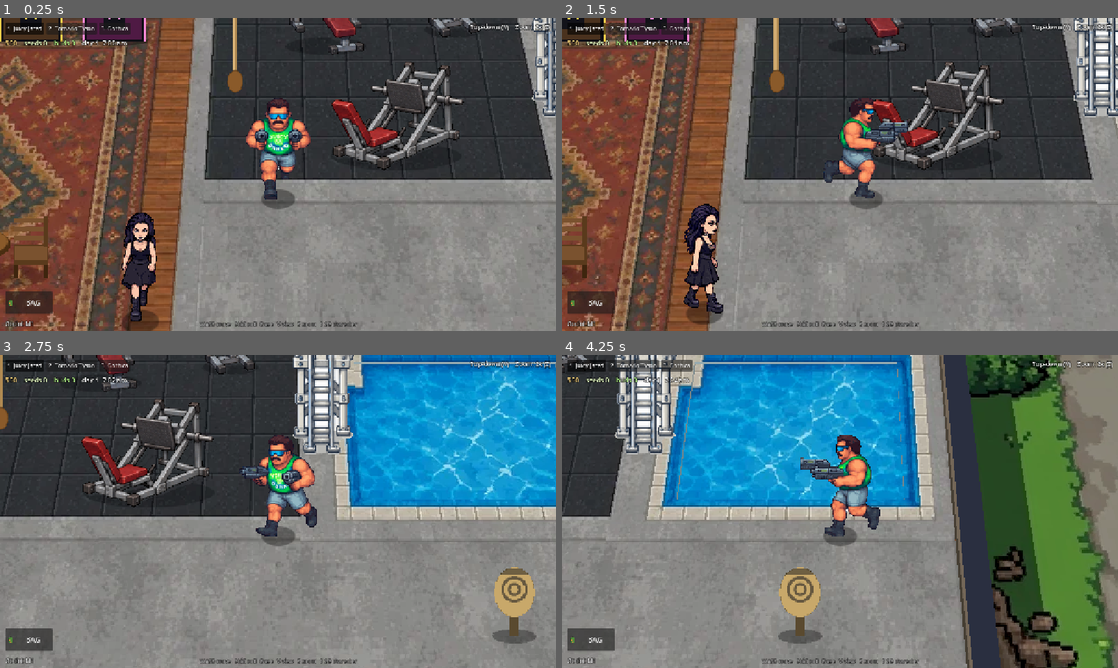
Above: before the commit, frames 1-4 (two rows, left to right).
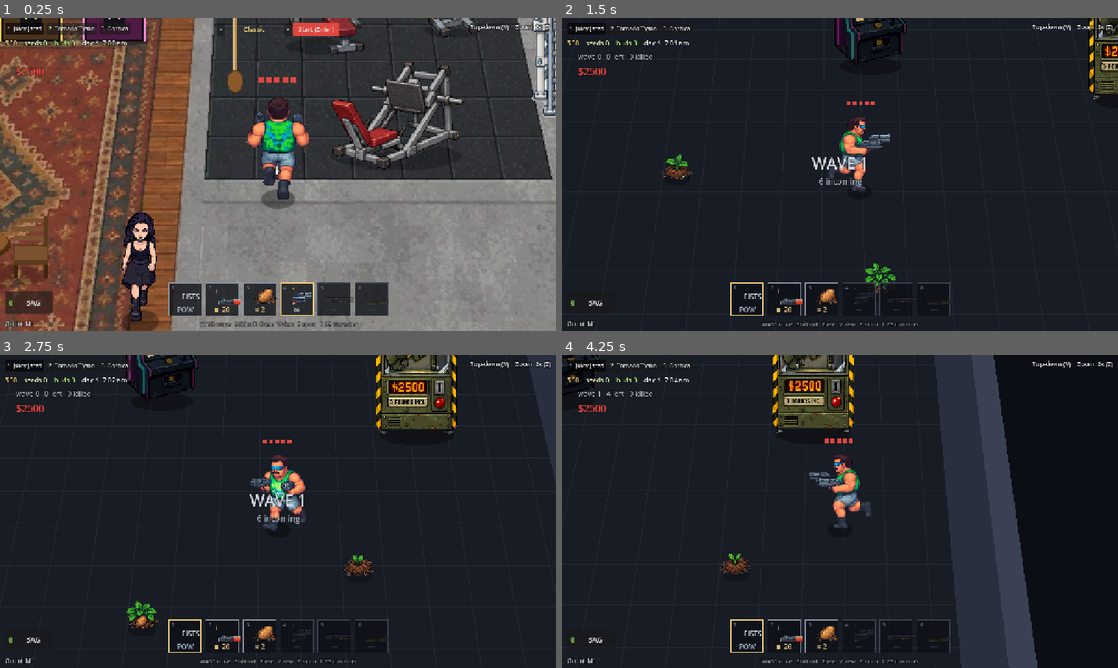
Above: after the commit, the same moments.

Repository: eflare17/Smashed-tv
Game: Godot game, scene res://scenes/main.tscn
The game is run twice, just before and just after one commit, with the same random seed, the same clock (stepped at 60 frames per second) and the same inputs.
Inputs (mouse positions are in pixels of both pictures, inside the frame that each line leads up to):
- Up to frame 1 (0.25 s): no input
- Up to frame 2 (1.5 s): click (878, 30) at 0.5 s, where only the run after the commit has a clickable "Start (Enter)"; tap Enter (ui_accept) at 1.25 s; move the mouse to (962, 158) at 1.27 s; hold D (arcade_right) from 1.28 s (still down); hold Q (arcade_ammo) from 1.28 s (still down); click (962, 158) at 1.42 s
- Up to frame 3 (2.75 s): tap Enter (ui_accept) at 1.52 s; release D (arcade_right) at 2 s; release Q (arcade_ammo) at 2 s; drag from (166, 527) to (250, 574) at 2.02 s
- Up to frame 4 (4.25 s): move the mouse to (895, 442) at 2.77 s; hold D (arcade_right) 2.78-3.5 s; hold F (arcade_launch) 2.78-3.5 s; drag from (812, 574) to (673, 464) at 3.52 s

The runs differ from the first frame. In frame 1, 6.2% of the frame differs, in the area x 2-70%, y 1-96%; in frame 2, 80%; in frame 3, 84%; in frame 4, 90%, in the area x 0-100%, y 0-100%.

Commit message:
Godot: merge milestone 2, fighting (weapons, waves, enemies, gore, money, the weapon bar, modes, Protect Gothica), install it in main.gd; godot-play/ updated
Co-Authored-By: Claude Opus 5.5 <noreply@anthropic.com>
Claude-Session: https://claude.ai/code/session_01FWmdVFoLeVVHE1LT8NXN4Z

Diff:
--- a/godot/scripts/main.gd
+++ b/godot/scripts/main.gd
@@ -59,6 +59,7 @@
 			print_state = true
 	Arcade.install(self)
 	FarmInstall.install(self)
+	FightInstall.install(self)
 	print("Smashed TV (Godot) ", hud.build_text, ": ready")
 
 func _on_mode(m: int) -> void:
Not shown, changed: godot-play/index.html
Not shown, changed: godot-play/index.pck
Not shown, changed: godot/OVERNIGHT.md
